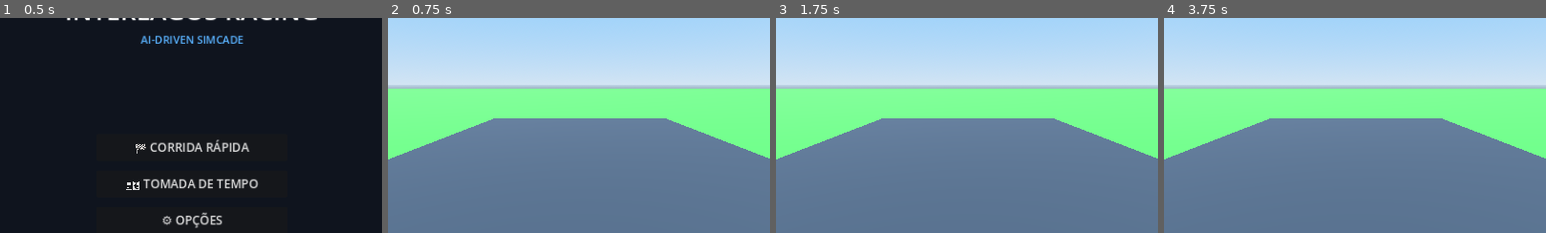
Above: before the commit, frames 1-4 (left to right).
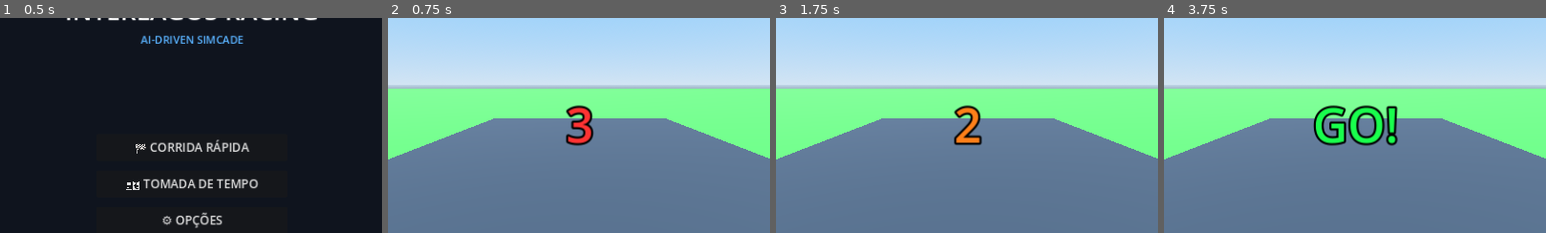
Above: after the commit, the same moments.

Repository: Renatoandrade00/Interlagos_racing
Game: Godot game, scene res://UI/MainMenu.tscn
Same seed, same stepped clock (60 frames per second), same inputs: the game is played once before the commit and once after it.
Inputs:
- Up to frame 1 (0.5 s): no input
- Up to frame 2 (0.75 s): click "⏱️ TOMADA DE TEMPO" at 0.5 s
- Up to frame 3 (1.75 s): tap Enter at 1.25 s; hold D (steer_right) from 1.28 s (still down); hold W (throttle) from 1.28 s (still down)
- Up to frame 4 (3.75 s): release D (steer_right) at 2.03 s; release W (throttle) at 2.03 s; hold S (brake) 2.03-2.78 s; tap T at 2.1, 3.6 s; hold W (throttle) 2.78-3.53 s; hold D (steer_right) from 2.78 s (still down)
The pictures show only the part of the screen within x 25-75%, y 17-67%; the shares and areas given below are measured in that part.

Frame 1 is identical in both runs. In frame 2, 1.0% of the frame differs, in the area x 46-54%, y 40-60%; in frame 3, 1.0%; in frame 4, 2.9%, in the area x 39-62%, y 40-60%.
Error in both runs: Invalid access to property or key 'mass' on a base object of type 'Resource'. (res://Vehicles/VehicleBase.gd:29)

Commit message:
feat(race): add GT-style 3-2-1-GO race start CountdownController with physics freeze

Diff:
--- a/Tracks/Interlagos/InterlagosVerticalSlice.gd
+++ b/Tracks/Interlagos/InterlagosVerticalSlice.gd
@@ -9,16 +9,20 @@
 @onready var telemetry_overlay: TelemetryOverlay = $TelemetryOverlay
 @onready var minimap_overlay: MinimapOverlay = $MinimapOverlay
 @onready var results_screen: RaceResultsScreen = $RaceResultsScreen
+@onready var countdown_overlay: CountdownController = $CountdownController
 
 var total_race_laps: int = 3
 var race_start_timestamp: float = 0.0
+var race_started: bool = false
 
 func _ready() -> void:
-	race_start_timestamp = Time.get_ticks_msec() / 1000.0
-
 	if player_car:
 		player_car.data = GameManager.get_selected_vehicle()
 		player_car.apply_vehicle_data()
+		player_car.set_physics_process(false) # Bloqueia até largada
+
+	if rival_car:
+		rival_car.set_physics_process(false)
 
 	if chase_camera and player_car:
 		chase_camera.target_node = player_car
@@ -32,12 +36,24 @@
 		if rival_car:
 			minimap_overlay.ai_nodes = [rival_car]
 
+	if countdown_overlay:
+		countdown_overlay.countdown_finished.connect(_on_race_start)
+
 	if lap_manager:
 		if player_car:
 			lap_manager.register_car(player_car)
 		if rival_car:
 			lap_manager.register_car(rival_car)
 		lap_manager.lap_completed.connect(_on_lap_completed)
+
+func _on_race_start() -> void:
+	race_started = true
+	race_start_timestamp = Time.get_ticks_msec() / 1000.0
+	if player_car:
+		player_car.set_physics_process(true)
+	if rival_car:
+		rival_car.set_physics_process(true)
+	print("[RACE] Corrida iniciada!")
 
 func _on_lap_completed(car: Node, lap_num: int, lap_time: float) -> void:
 	if car == player_car and hud:
--- a/Tracks/Interlagos/InterlagosVerticalSlice.tscn
+++ b/Tracks/Interlagos/InterlagosVerticalSlice.tscn
@@ -13,6 +13,7 @@
 [ext_resource type="PackedScene" path="res://UI/TelemetryOverlay.tscn" id="10_telem"]
 [ext_resource type="PackedScene" path="res://UI/MinimapOverlay.tscn" id="11_minimap"]
 [ext_resource type="PackedScene" path="res://UI/RaceResultsScreen.tscn" id="12_results"]
+[ext_resource type="PackedScene" path="res://UI/CountdownController.tscn" id="13_countdown"]
 
 [sub_resource type="ProceduralSkyMaterial" id="ProceduralSkyMaterial_sky"]
 sky_top_color = Color(0.38, 0.65, 0.98, 1)
@@ -166,3 +167,5 @@
 [node name="PauseMenu" parent="." instance=ExtResource("7_pause")]
 
 [node name="RaceResultsScreen" parent="." instance=ExtResource("12_results")]
+
+[node name="CountdownController" parent="." instance=ExtResource("13_countdown")]
--- /dev/null
+++ b/UI/CountdownController.gd
@@ -0,0 +1,37 @@
+extends Control
+class_name CountdownController
+
+signal countdown_finished
+
+@onready var label_countdown: Label = $LabelCountdown
+@onready var anim_timer: Timer = $Timer
+
+var count_step: int = 3
+
+func _ready() -> void:
+	process_mode = Node.PROCESS_MODE_ALWAYS
+	visible = true
+	label_countdown.text = "3"
+	label_countdown.set("theme_override_colors/font_color", Color(1.0, 0.2, 0.2)) # Vermelho
+	anim_timer.timeout.connect(_on_timer_tick)
+	anim_timer.start(1.0)
+
+func _on_timer_tick() -> void:
+	count_step -= 1
+	match count_step:
+		2:
+			label_countdown.text = "2"
+			label_countdown.set("theme_override_colors/font_color", Color(1.0, 0.5, 0.1)) # Laranja
+			anim_timer.start(1.0)
+		1:
+			label_countdown.text = "1"
+			label_countdown.set("theme_override_colors/font_color", Color(1.0, 0.9, 0.1)) # Amarelo
+			anim_timer.start(1.0)
+		0:
+			label_countdown.text = "GO!"
+			label_countdown.set("theme_override_colors/font_color", Color(0.1, 1.0, 0.3)) # Verde
+			anim_timer.start(0.8)
+			countdown_finished.emit()
+		_:
+			visible = false
+			anim_timer.stop()
--- /dev/null
+++ b/UI/CountdownController.tscn
@@ -0,0 +1,37 @@
+[gd_scene load_steps=2 format=3]
+
+[ext_resource type="Script" path="res://UI/CountdownController.gd" id="1_countdown"]
+
+[node name="CountdownController" type="Control"]
+process_mode = 3
+layout_mode = 3
+anchors_preset = 15
+anchor_right = 1.0
+anchor_bottom = 1.0
+grow_horizontal = 2
+grow_vertical = 2
+mouse_filter = 2
+script = ExtResource("1_countdown")
+
+[node name="LabelCountdown" type="Label" parent="."]
+layout_mode = 1
+anchors_preset = 8
+anchor_left = 0.5
+anchor_top = 0.5
+anchor_right = 0.5
+anchor_bottom = 0.5
+offset_left = -200.0
+offset_top = -120.0
+offset_right = 200.0
+offset_bottom = 0.0
+grow_horizontal = 2
+grow_vertical = 2
+theme_override_colors/font_outline_color = Color(0, 0, 0, 1)
+theme_override_constants/outline_size = 14
+theme_override_font_sizes/font_size = 80
+text = "3"
+horizontal_alignment = 1
+vertical_alignment = 1
+
+[node name="Timer" type="Timer" parent="."]
+one_shot = true
Not shown: 1 places in Tracks/Interlagos/InterlagosVerticalSlice.tscn that only renumber resources
